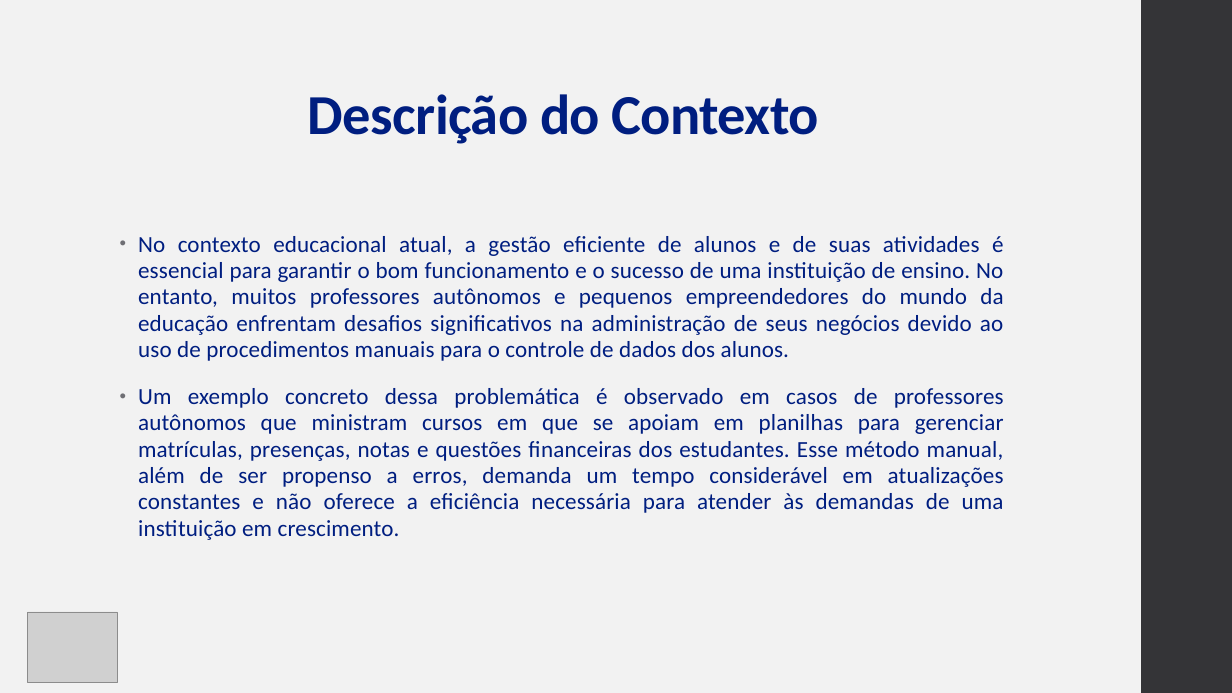
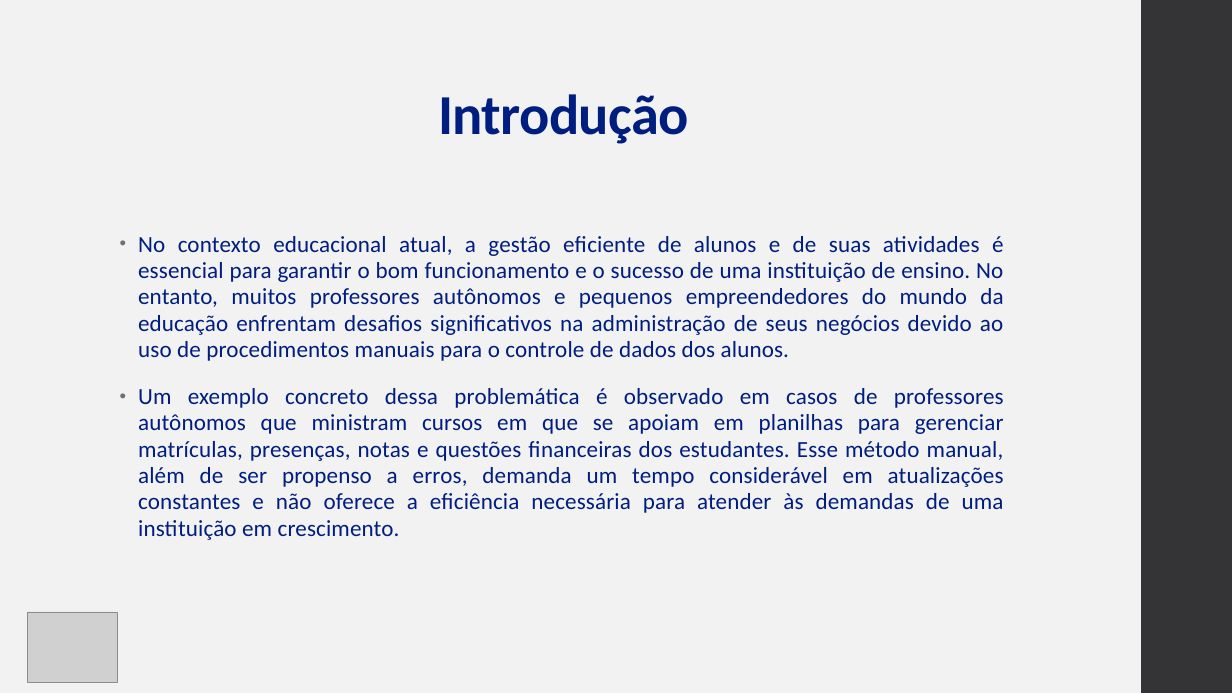
Before and after one commit to ICEI-PUC-Minas-PMV-ADS/pmv-ads-2024-1-e1-proj-web-t6-pmv-ads-2024-1-e1-projeto_academico, a slide deck: slide 2 of apresentacao/Apresentação - Sistema de Gestão Escolar.pptx. Drawn at 1232x693 pixels with LibreOffice and Linux fonts; fonts in the diff are those of the drawing; grey boxes stand for pictures. Boxes give left, top, right and bottom in pixels: in the first picture for what was removed or moved away, otherwise in the second. Text is boxed around its words. In the diff, an @@ line names an element or a change of style, - is before the commit and + after.

```diff
--- a/apresentacao/Apresentação - Sistema de Gestão Escolar.pptx
+++ b/apresentacao/Apresentação - Sistema de Gestão Escolar.pptx
@@ title at <box>438,94,689,144</box>: text changed @@
-Descrição do Contexto
+Introdução
```
Also in this commit, not shown: 2 other slides changed, 1 slide added, 1 other file.
